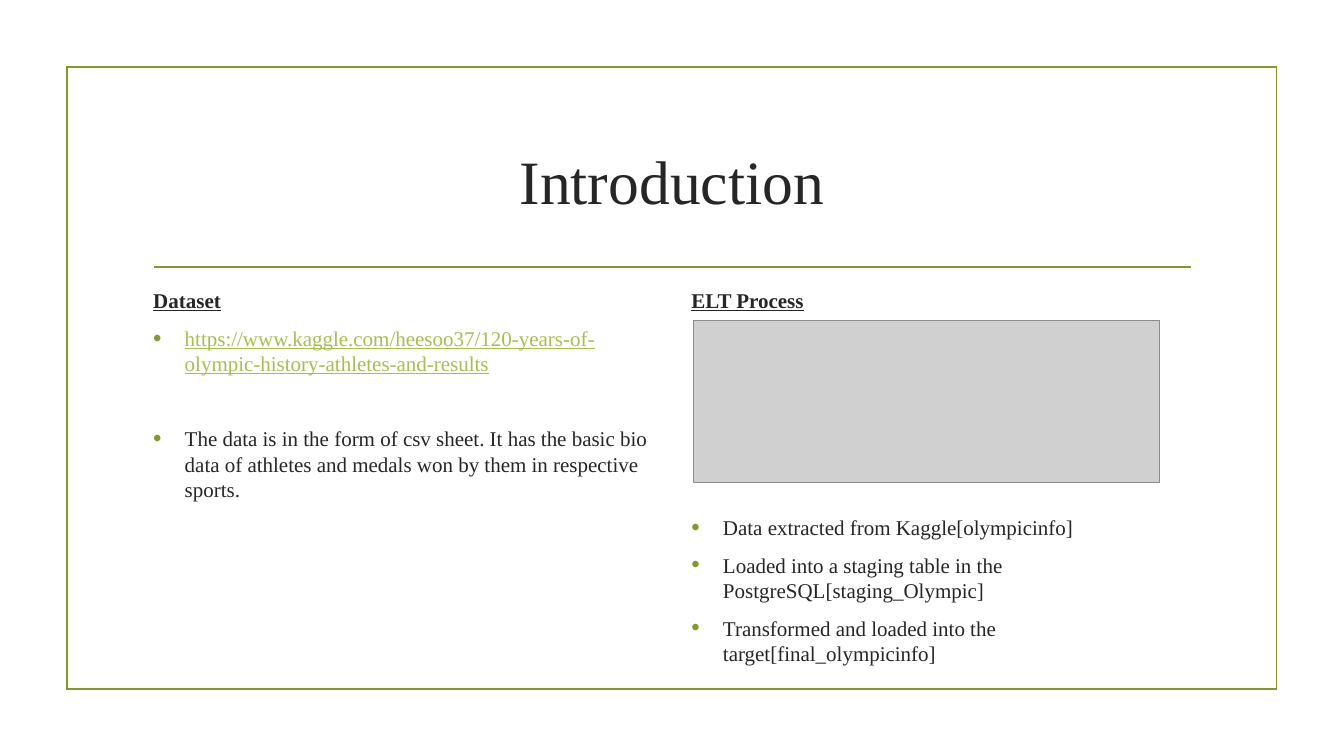
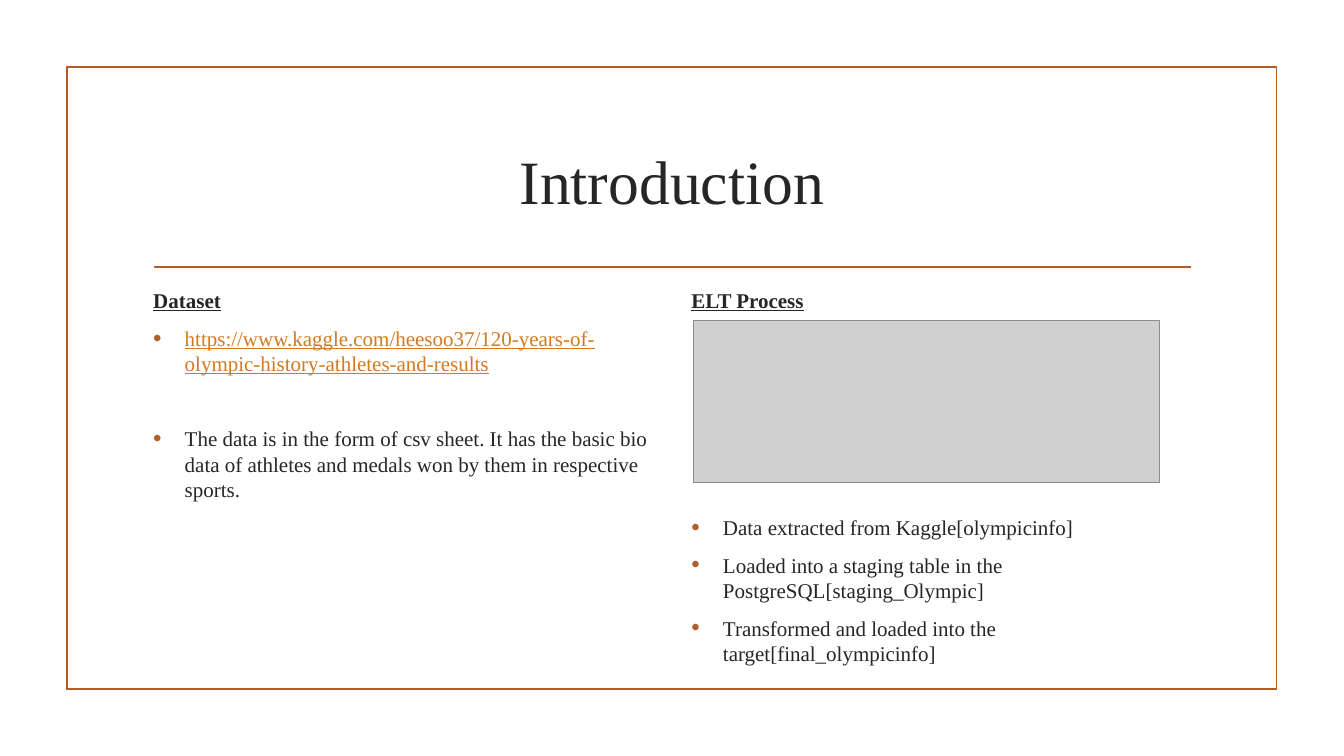
Before and after one commit to shwam25/Project_Tableau, a slide deck: slide 2 of Presentation.pptx. Drawn at 1344x756 pixels with LibreOffice and Linux fonts; fonts in the diff are those of the drawing; grey boxes stand for pictures; background and template pictures are left out. Boxes give left, top, right and bottom in pixels: in the first picture for what was removed or moved away, otherwise in the second. Text is boxed around its words. In the diff, an @@ line names an element or a change of style, - is before the commit and + after.

```diff
--- a/Presentation.pptx
+++ b/Presentation.pptx
@@ rectangle at (x1=67, y1=68, x2=1276, y2=690): outline #83992A 1.25 pt to #B15E28 1.25 pt @@
@@ line (154, 267) - (1191, 267): stroke #83992A 1.25 pt to #B15E28 1.25 pt @@
@@ text at (x1=185, y1=331, x2=647, y2=502): text colour #A8BF4D to #D37A21 in "https://www.kaggle.com/heesoo37/120-years-of-olympic-history ..."; bullet colour #83992A to #B15E28 @@
```
Also in this commit, not shown: 3 other slides changed, 15 slides added, 21 slides removed.
